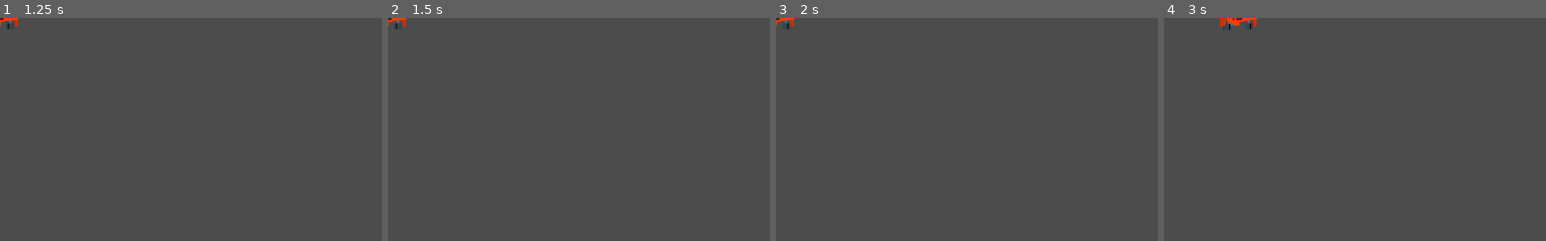
Above: before the commit, frames 1-4 (left to right).
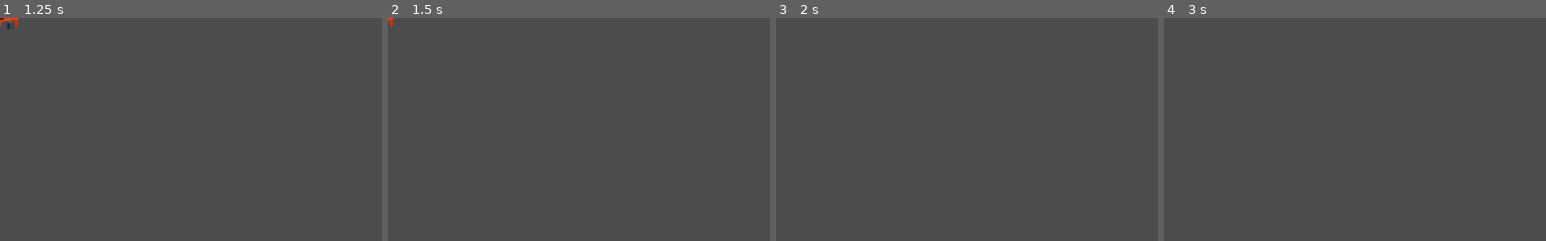
Above: after the commit, the same moments.

Repository: Wendelize/FysikProjekt
Game: Godot game, scene res://Car.tscn
Same seed, same stepped clock (60 frames per second), same inputs: the game is played once before the commit and once after it.
Inputs:
- Up to frame 1 (1.25 s): tap Enter at 0.5 s; hold Right (ui_right) from 0.53 s (still down)
- Up to frame 2 (1.5 s): release Right (ui_right) at 1.28 s; hold Down (ui_down) from 1.28 s (still down)
- Up to frame 3 (2 s): keep holding Down (ui_down)
- Up to frame 4 (3 s): tap Space at 2 s; release Down (ui_down) at 2.03 s; hold Right (ui_right) 2.03-2.78 s; hold Up (ui_up) from 2.78 s (still down)
The pictures show only the part of the screen within x 0-50%, y 0-50%; the shares and areas given below are measured in that part.

Frame 1 is identical in both runs. In frame 2, 0.1% of the frame differs, in the area x 0-5%, y 0-6%; in frame 3, 0.1%; in frame 4, 0.3%, in the area x 14-25%, y 0-6%.

Commit message:
Broms Placeholder
La in motorbroms, broms och ändrade hur gasen fungerar.

Diff:
--- a/Project/Car.gd
+++ b/Project/Car.gd
@@ -1,26 +1,40 @@
 extends KinematicBody2D
 
-var wheelDist = 100
+var wheelDist = 50
 var angle = 15
 var speed = 500
 var dir = Vector2.ZERO
 var steerAngle
+var currentspeed = 0
 
 func _physics_process(delta):
-	get_input()
+	get_input(delta)
 	calculate_steering(delta)
 	dir = move_and_slide(dir)
 
-func get_input():
+func get_input(delta):
 	var turn = 0
 	if Input.is_action_pressed("ui_right"):
 		turn += 1
 	if Input.is_action_pressed("ui_left"):
 		turn -= 1
 	steerAngle = turn * deg2rad(angle)
-	dir = Vector2.ZERO
+	#dir = Vector2.ZERO
+
+
+
 	if Input.is_action_pressed("ui_up"):
-		dir = transform.x * speed
+		#dir = transform.x * speed'
+		currentspeed += speed * delta
+	else:
+		#sjukmotorbroms
+		if(currentspeed > 0):
+			currentspeed -= speed * delta / 2
+		if(currentspeed < 0):
+			currentspeed += speed * delta / 2
+	if Input.is_action_pressed("ui_down"):
+		currentspeed -= speed * delta * 2
+		#dir = transform.x * -speed  #byt till bromskrafter
 
 func calculate_steering(delta):
 	var rearWheel = position - transform.x * wheelDist / 2.0
@@ -28,5 +42,5 @@
 	rearWheel += dir * delta
 	frontWheel += dir.rotated(steerAngle) * delta
 	var newDir = (frontWheel - rearWheel).normalized()
-	dir = newDir * dir.length()
+	dir = newDir * currentspeed #dir.length()
 	rotation = newDir.angle()
